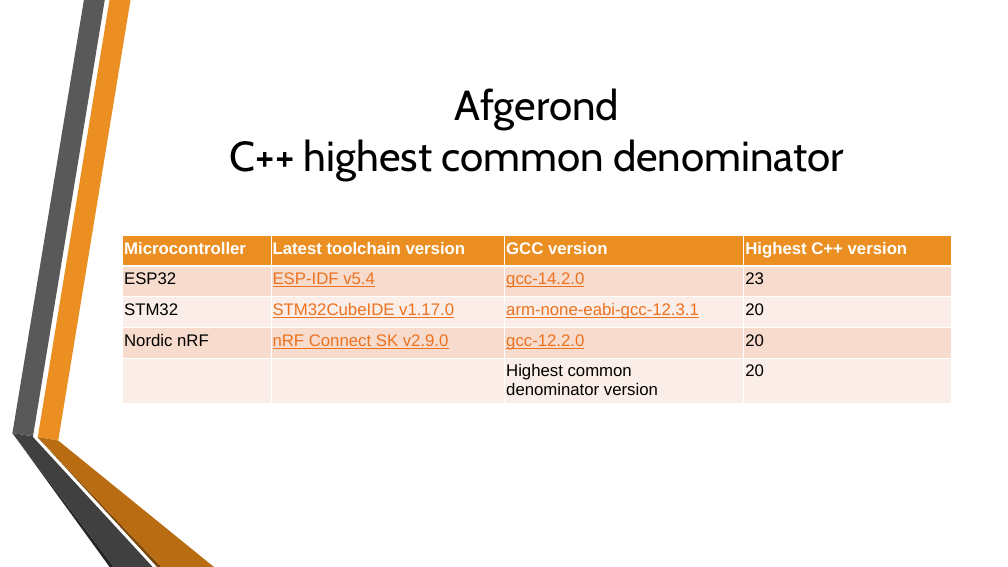
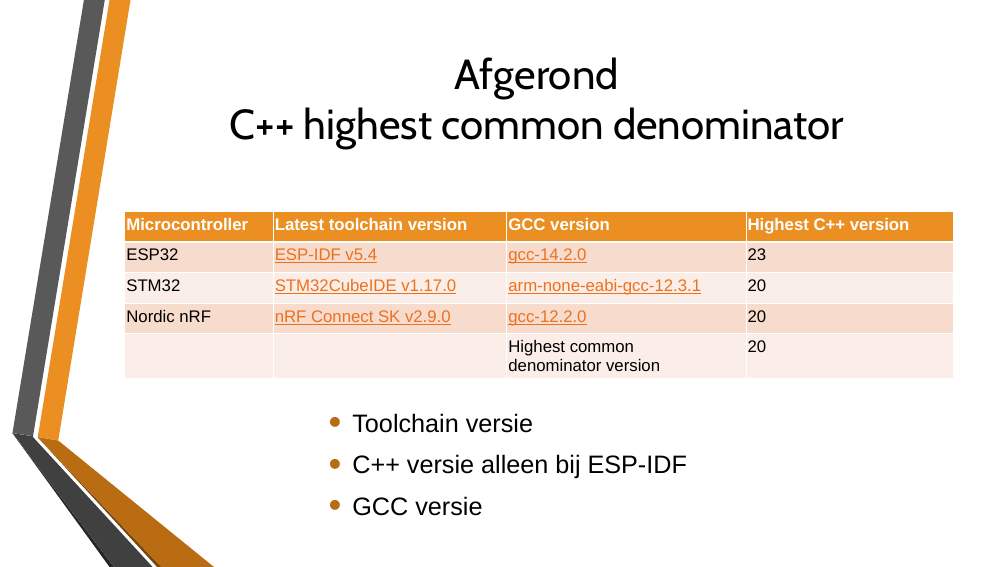
Before and after one commit to LarsSchool/school_repo, a slide deck: slide 8 of Stage Inspiro/Stagedocumenten/Eindpresentatie.pptx (slide 5 before the commit). Drawn at 1008x567 pixels with LibreOffice and Linux fonts; fonts in the diff are those of the drawing; background and template pictures are left out. Boxes give left, top, right and bottom in pixels: in the first picture for what was removed or moved away, otherwise in the second. Text is boxed around its words. In the diff, an @@ line names an element or a change of style, - is before the commit and + after.

```diff
--- a/Stage Inspiro/Stagedocumenten/Eindpresentatie.pptx
+++ b/Stage Inspiro/Stagedocumenten/Eindpresentatie.pptx
@@ title "Afgerond C++ highest common denominator": place and size @@
-title "Afgerond C++ highest common denominator" at <box>230,88,844,181</box>
+title "Afgerond C++ highest common denominator" at <box>230,57,844,149</box>
@@ table: place and size @@
-table at <box>123,235,951,403</box>
+table at <box>125,211,953,379</box>
@@ text added at <box>352,413,687,516</box>, 24 pt, text #000000 @@
+• Toolchain versie
+• C++ versie alleen bij ESP-IDF
+• GCC versie
```
Also in this commit, not shown: 11 other slides changed, 4 slides added, 3 slides removed, 4 other files.
